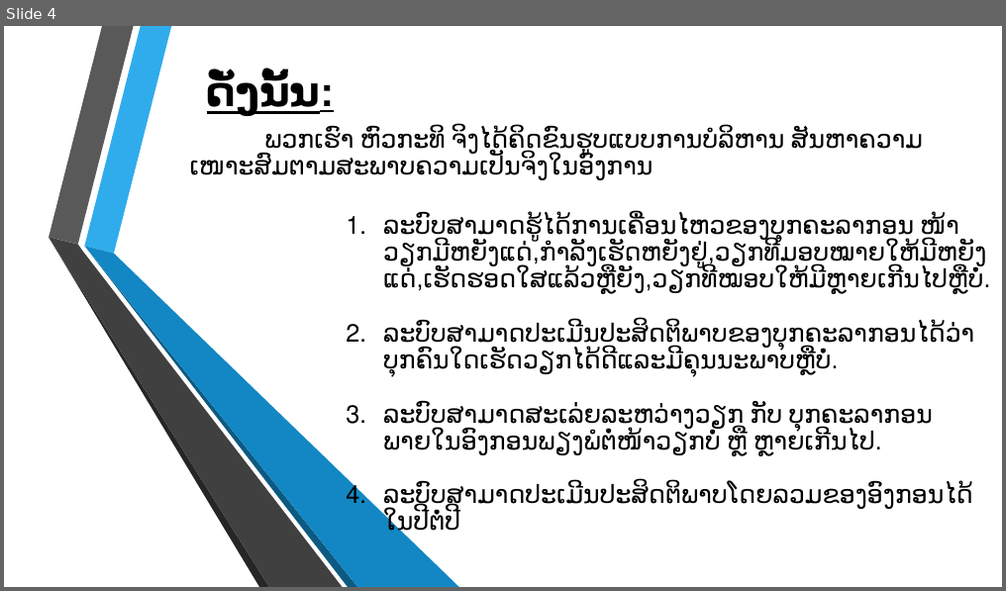
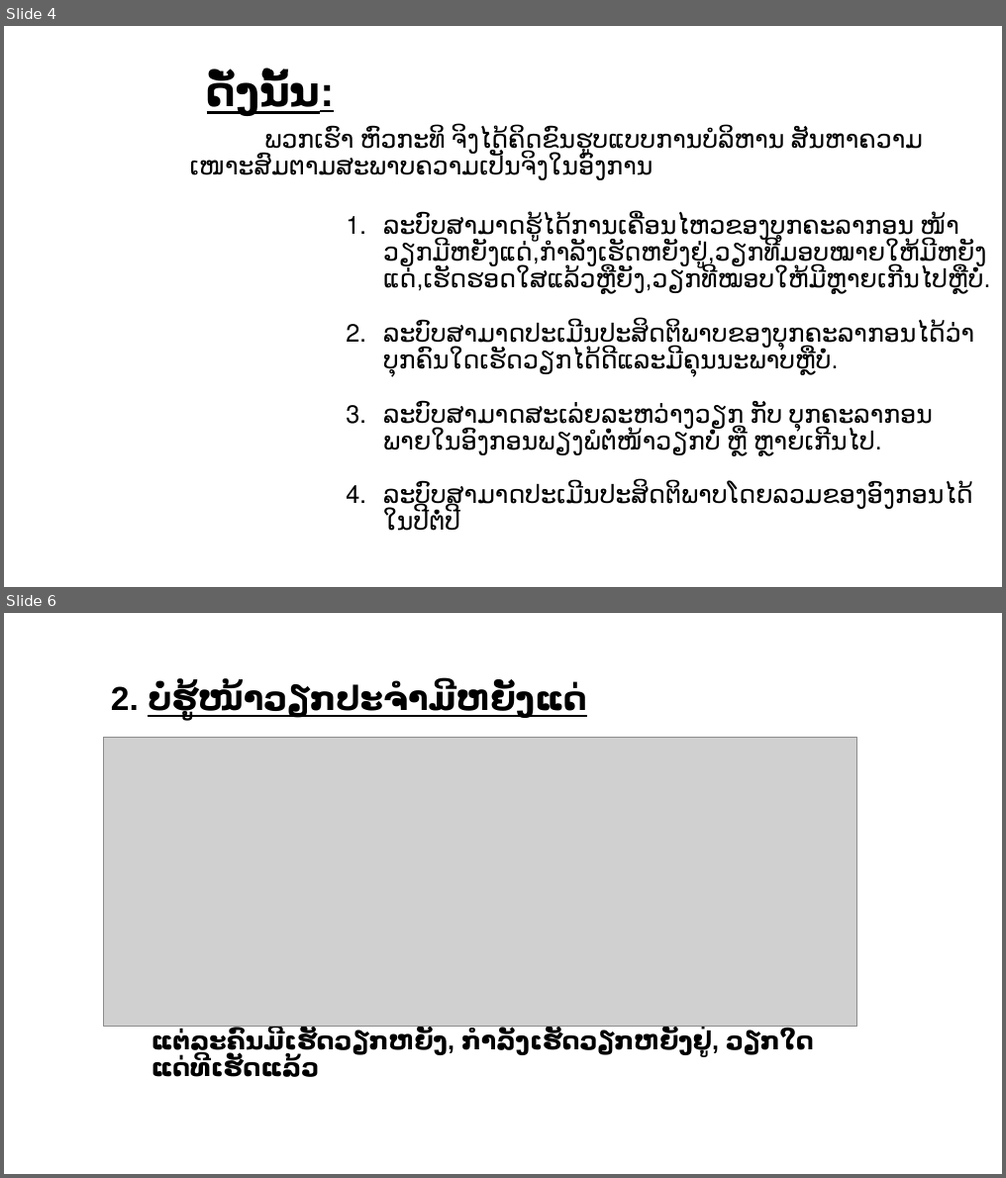
Before and after one commit to touy/taskmanager, a slide deck: ບົດພີເຊັ້ນ.pptx. Shown one above the other, each under a label of ours: slide 4 before the commit, slides 4 and 6 after it; the slides between them are not shown. The pictures are 1006x591 and 1006x1178 pixels, drawn with LibreOffice and Linux fonts; fonts in the diff are those of the drawing; grey boxes stand for pictures; background and template pictures are left out. Boxes give left, top, right and bottom in pixels: in the first picture for what was removed or moved away, otherwise in the second. Text is boxed around its words. In the diff, an @@ line names an element or a change of style, - is before the commit and + after.

```diff
--- a/ບົດພີເຊັ້ນ.pptx
+++ b/ບົດພີເຊັ້ນ.pptx
@@ slide 6 added at box(4, 613, 1002, 1174), background #FFFFFF @@
@@ text added at box(111, 682, 587, 717), 32 pt, text #000000, bold, underline @@
+2. ບໍ່ຮູ້ໜ້າວຽກປະຈຳມີຫຍັງແດ່
@@ picture added at box(104, 738, 857, 1026) @@
@@ text added at box(152, 1029, 719, 1077), 24 pt, text #000000, bold @@
+ແຕ່ລະຄົນມີເຮັດວຽກຫຍັງ, ກຳລັງເຮັດວຽກຫຍັງຢູ່, ວຽກໃດແດ່ທີເຮັດແລ້ວ
@@ slide 4 changed as well @@
@@ group removed at box(49, 26, 460, 587): 6 freeform shapes @@
```
Also in this commit, not shown: 3 other slides changed, 15 other slides added.
